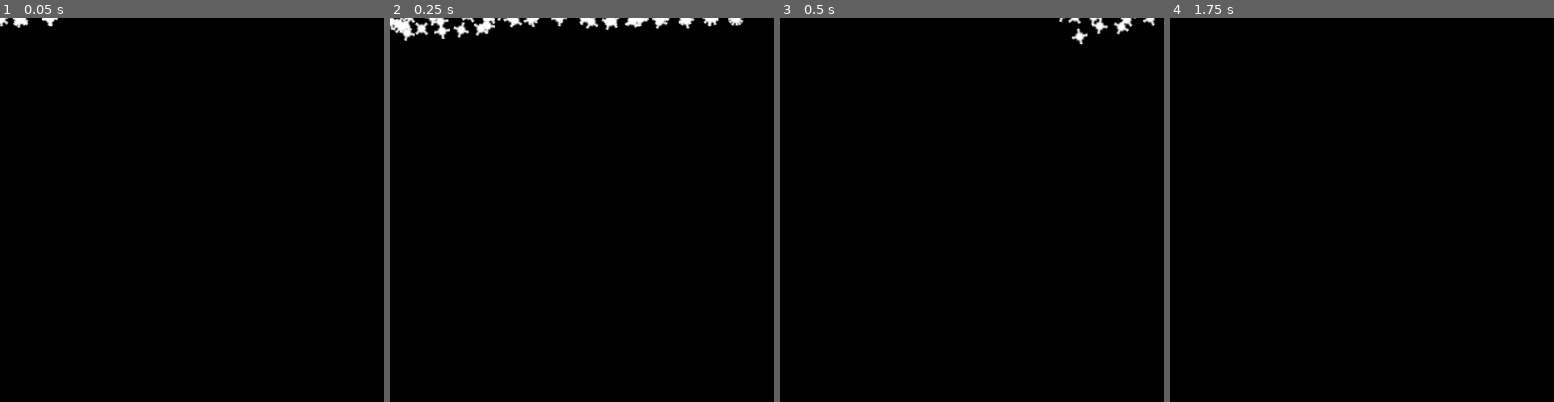
Above: before the commit, frames 1-4 (left to right).
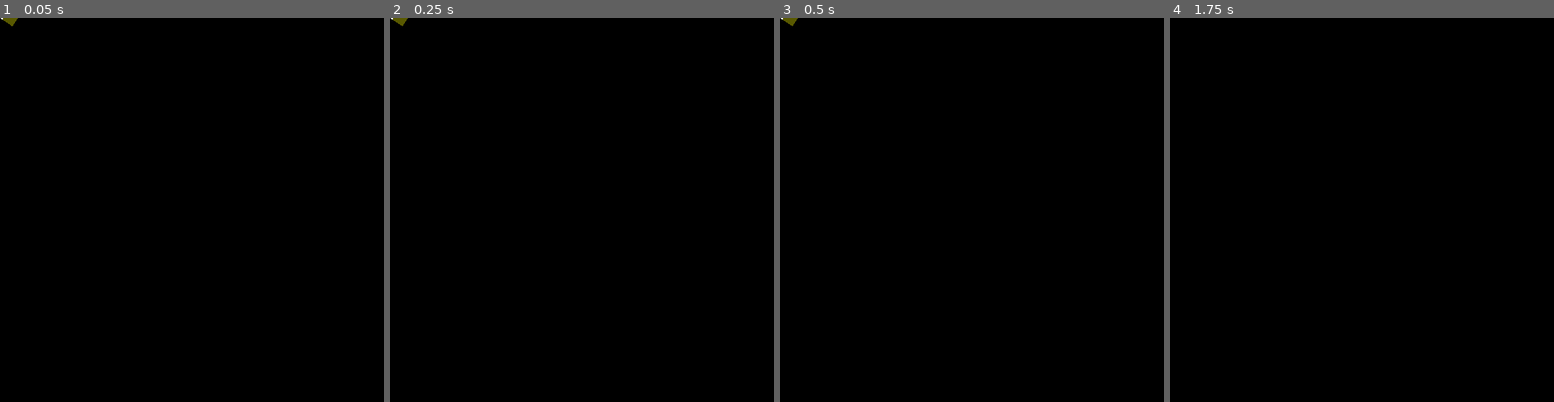
Above: after the commit, the same moments.

Repository: dbisdorf/professor-pinball
Game: Godot game, scene res://Zap.tscn
Same seed, same stepped clock (60 frames per second), same inputs: the game is played once before the commit and once after it. This scene is started directly instead of the project's main scene.
Inputs:
- Up to frame 1 (0.05 s): no input
- Up to frame 2 (0.25 s): no input
- Up to frame 3 (0.5 s): no input
- Up to frame 4 (1.75 s): tap Enter at 0.5 s; hold D 0.53-1.28 s; hold Q 0.53-1.28 s; tap Space at 0.77, 1.25, 1.52 s; hold S from 1.28 s (still down); tap Q at 1.35 s

The runs differ from the first frame. In frame 1, 0.2% of the frame differs, in the area x 0-16%, y 0-3%; in frame 2, 1.6%, in the area x 0-93%, y 0-7%; in frame 3, 0.5%; in frame 4, nothing differs.

Commit message:
New lightning bolt effect for wizard mode.

Diff:
--- a/Ball.gd
+++ b/Ball.gd
@@ -20,7 +20,7 @@
 func _integrate_forces(state):
 	if Input.is_key_pressed(KEY_Q):
 		var where = state.get_transform()
-		where.origin = Vector2(700, 1200)
+		where.origin = Vector2(220, 1000)
 		state.set_transform(where)
-		state.set_linear_velocity(Vector2(100, -1000))
+		state.set_linear_velocity(Vector2(0, -2000))
 """
--- a/DMD.gd
+++ b/DMD.gd
@@ -6,6 +6,7 @@
 const DMD_WIDTH = 128
 const DMD_HEIGHT = 32
 const DMD_RECT = Rect2(-64, -16, 128, 32)
+const BLANK_COLOR = Color(0, 0, 0)
 
 # The display can show code-driven text, or can show pre-drawn bitmaps.
 enum {MODE_GRAPHICS, MODE_TEXT}
@@ -219,6 +220,7 @@
 	font.add_char(KEY_SPACE, 0, Rect2(48, 72, 8, 12))
 
 func _draw():
+	draw_rect(DMD_RECT, BLANK_COLOR, true)
 	if paused:
 		# If the game is paused, just draw the pause text.
 		draw_string(font, Vector2(get_starting_x("PAUSED"), upper_draw.y) , "PAUSED")
--- a/Impact.gd
+++ b/Impact.gd
@@ -17,7 +17,6 @@
 # parameters every time, even if we appear to be setting them to the default.
 
 func setup(new_color, high_impact = false):
-	#var particle_material = get_process_material()
 	set_color(new_color)
 	if high_impact:
 		set_amount(128)
--- a/Impact.tscn
+++ b/Impact.tscn
@@ -5,6 +5,7 @@
 [ext_resource path="res://sound/shock.wav" type="AudioStream" id=3]
 
 [node name="Impact" type="CPUParticles2D"]
+pause_mode = 1
 scale = Vector2( 1.6, 1.6 )
 emitting = false
 amount = 64
--- a/Table.gd
+++ b/Table.gd
@@ -169,7 +169,6 @@
 Uncomment this code to enable special debugging controls.
 The E key toggles which capture lane reward is lit.
 The W key marks all events as complete.
-"""
 func _unhandled_input(event):
 	if event is InputEventKey:
 		if event.pressed:
@@ -186,6 +185,7 @@
 				$MultiballVictoryLight.switch_on()
 				$BumperVictoryLight.switch_on()
 				check_wizard_mode()
+"""
 
 # Set up the between-game attract mode effects.
 func attract(startup = false):
@@ -1131,9 +1131,8 @@
 func _on_ZapTimer_timeout():
 	var new_zap = zap_scene.instance()
 	new_zap.set_global_position($Toy.get_global_position())
-	new_zap.rotate(rng.randf_range(0.0, 2 * PI))
-	add_child(new_zap)
-	$ZapTimer.start(rng.randf_range(0.0, 0.75))
+	call_deferred("add_child", new_zap)
+	$ZapTimer.start(rng.randf_range(0.1, 0.75))
 
 func _on_CountdownTimer_timeout():
 	$AudioStreamPlayer.play_tick()
--- a/Table.tscn
+++ b/Table.tscn
@@ -178,9 +178,9 @@
 
 [node name="DMD" type="Node2D" parent="."]
 pause_mode = 1
-editor/display_folded = true
-position = Vector2( 442, 112 )
+position = Vector2( 448, 112 )
 scale = Vector2( 7, 7 )
+z_index = 5
 script = ExtResource( 9 )
 
 [node name="DMDTimer" type="Timer" parent="DMD"]
@@ -435,6 +435,7 @@
 
 [node name="Toy" type="RigidBody2D" parent="."]
 pause_mode = 1
+editor/display_folded = true
 position = Vector2( 433.266, 982.927 )
 z_index = 10
 mode = 3
--- a/Zap.gd
+++ b/Zap.gd
@@ -1,12 +1,37 @@
-extends CPUParticles2D
+extends Node2D
 
-var motion = Vector2(2000, 0)
+# The length of a lightning bolt segment.
+const POINT_STEP = Vector2(120, 0)
 
-func rotate(angle):
-	motion = motion.rotated(angle)
+var rng = RandomNumberGenerator.new()
+var base_rotation
+var point_array
+var zap_color = Color(1.0, 1.0, 1.0)
+#var glow_color = Color(0.6, 0.6, 1.0, 0.5)
+var glow_color = Color(0.7, 0.7, 0.0, 0.5)
 
+# Choose the angle of the lightning bolt.
+func _ready():
+	rng.randomize()
+	base_rotation = rng.randf_range(0.0, 2 * PI)
+
+# Randomize the jagged segments of the lightning bolt.
 func _process(delta):
-	set_global_position(get_global_position() + (motion * delta))
+	point_array = PoolVector2Array()
+	var prior_point = Vector2(0, 0)
+	var point
+	for point_index in range(1, 10):
+		point_array.push_back(prior_point)
+		point = POINT_STEP.rotated(base_rotation + rng.randf_range(0.0, 0.2)) * point_index
+		point_array.push_back(point)
+		prior_point = point
+	update()
+
+# Draw the lightning bolt.
+func _draw():
+	if point_array:
+		draw_polyline(point_array, glow_color, 40.0)
+		draw_polyline(point_array, zap_color, 8.0)
 
 func _on_Timer_timeout():
 	queue_free()
--- a/Zap.tscn
+++ b/Zap.tscn
@@ -1,27 +1,17 @@
-[gd_scene load_steps=4 format=2]
+[gd_scene load_steps=3 format=2]
 
-[ext_resource path="res://graphics/particle.png" type="Texture" id=1]
-[ext_resource path="res://Zap.gd" type="Script" id=2]
-[ext_resource path="res://sound/zap.wav" type="AudioStream" id=3]
+[ext_resource path="res://Zap.gd" type="Script" id=1]
+[ext_resource path="res://sound/zap.wav" type="AudioStream" id=2]
 
-[node name="Zap" type="CPUParticles2D"]
-amount = 64
-lifetime = 0.3
-local_coords = false
-texture = ExtResource( 1 )
-flag_align_y = true
-spread = 180.0
-gravity = Vector2( 0, 0 )
-initial_velocity = 100.0
-initial_velocity_random = 1.0
-angle_random = 1.0
-scale_amount = 3.0
-script = ExtResource( 2 )
+[node name="Zap" type="Node2D"]
+script = ExtResource( 1 )
+
+[node name="AudioStreamPlayer" type="AudioStreamPlayer" parent="."]
+stream = ExtResource( 2 )
+autoplay = true
 
 [node name="Timer" type="Timer" parent="."]
+wait_time = 0.5
 one_shot = true
-
-[node name="AudioStreamPlayer" type="AudioStreamPlayer" parent="."]
-stream = ExtResource( 3 )
-autoplay = true
+autostart = true
 [connection signal="timeout" from="Timer" to="." method="_on_Timer_timeout"]
--- a/project.godot
+++ b/project.godot
@@ -174,5 +174,7 @@
 [rendering]
 
 quality/driver/driver_name="GLES2"
+quality/intended_usage/framebuffer_allocation=0
+quality/intended_usage/framebuffer_allocation.mobile=0
 environment/default_clear_color=Color( 0, 0, 0, 1 )
 environment/default_environment="res://default_env.tres"
